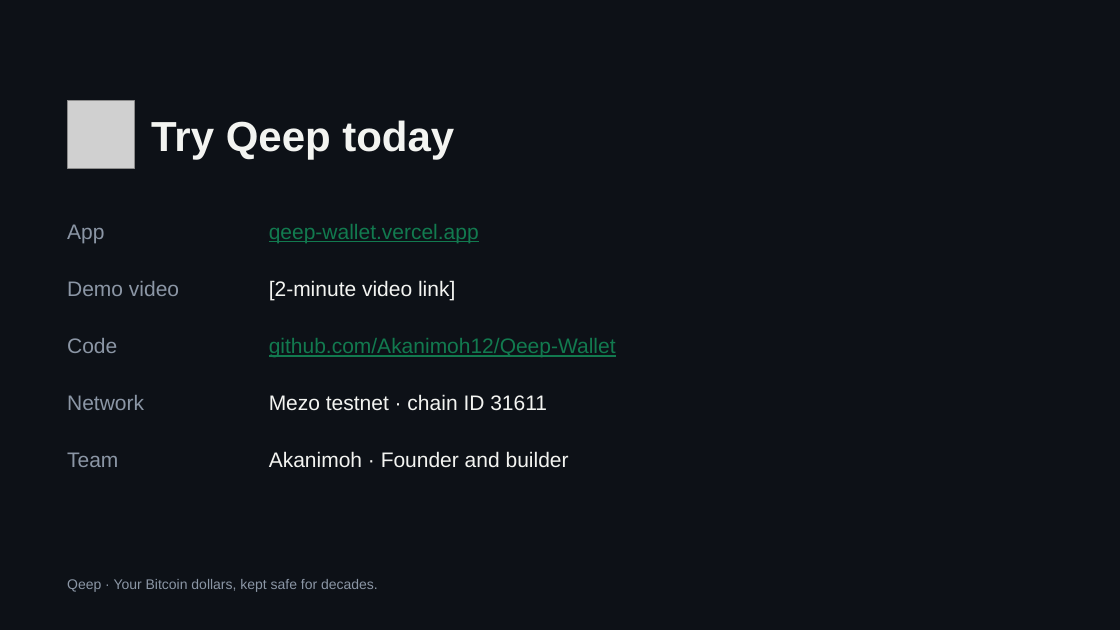
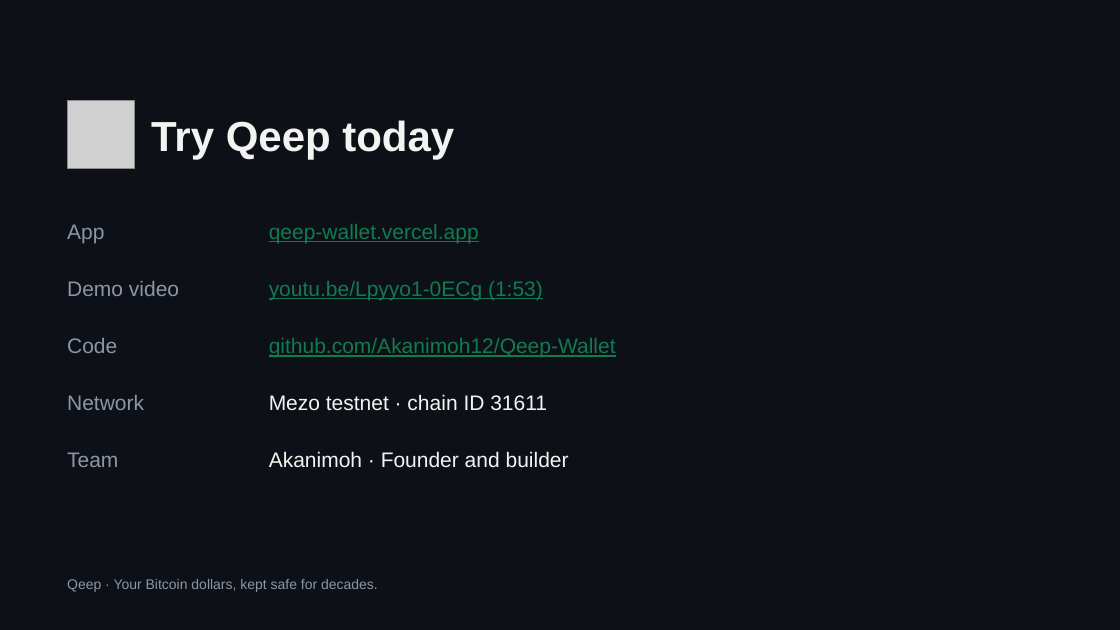
Before and after one commit to Akanimoh12/Qeep-Wallet, a slide deck: slide 10 of docs/Qeep-Pitch-Deck.pptx. Drawn at 1120x630 pixels with LibreOffice and Linux fonts; fonts in the diff are those of the drawing; grey boxes stand for pictures. Boxes give left, top, right and bottom in pixels: in the first picture for what was removed or moved away, otherwise in the second. Text is boxed around its words. In the diff, an @@ line names an element or a change of style, - is before the commit and + after.

Commit message:
Link the new 1:53 product video in README, submission and deck

```diff
--- a/docs/Qeep-Pitch-Deck.pptx
+++ b/docs/Qeep-Pitch-Deck.pptx
@@ text at <box>269,281,543,300</box>: text changed; text colour #F3F4F1 to #127A4F @@
-[2-minute video link]
+youtu.be/Lpyyo1-0ECg (1:53)
```
Also in this commit, not shown: 3 other files.
